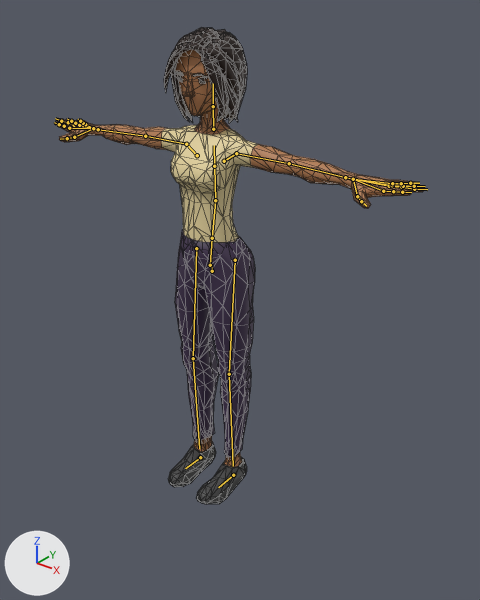
The glTF model js/models/avatars/club-crowd-f8.glb, before and after one commit.
Before and after are seen from a 50 mm lens placed at (1.555, -1.839, 1.991), pointed at (0.155, -0.09, 0.907). The lights are fixed; the arrows at lower left show +X, +Y and +Z. The older version comes first. The bones that change, and the others that lie on the model, are drawn over the model as lines. Mesh edges are drawn as thin lines.

The first picture shows 'Casual_Body'.
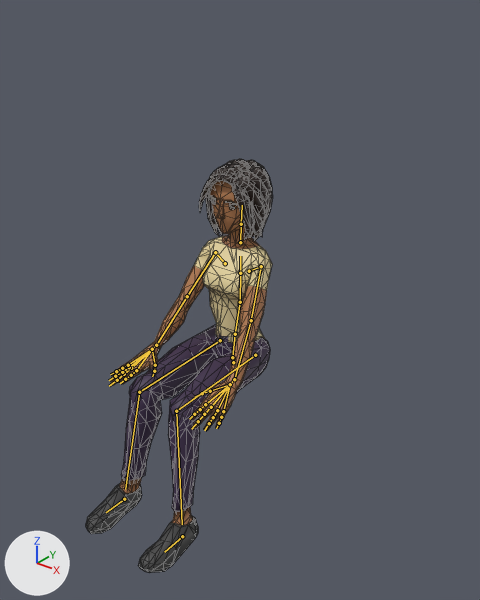
The newer file adds an action. The first version stands in its rest pose; the second is drawn at frame 0 of the action 'Seated_Low_Loop'.

What differs and where, as boxes (x1, y1, x2, y2) in the pictures (480 x 600 px):
'Casual_Body', posed (50% narrower, 13% shorter): before (54, 27, 426, 504); after (86, 159, 273, 573)
bone 'Body', root to tip: before (212, 271) to (211, 264); after (233, 362) to (234, 356)
bone 'Head', root to tip: before (213, 106) to (213, 83); after (241, 224) to (242, 205)
bone 'UpperArm.L', root to tip: before (236, 153) to (289, 163); after (261, 266) to (251, 320)
bone 'LowerArm.L', root to tip: before (289, 163) to (345, 177); after (251, 320) to (234, 379)
bone 'Wrist.L', root to tip: before (345, 177) to (353, 179); after (234, 379) to (230, 384)
bone 'UpperArm.R', root to tip: before (186, 144) to (145, 136); after (215, 252) to (187, 296)
bone 'LowerArm.R', root to tip: before (145, 136) to (98, 129); after (187, 296) to (156, 345)
bone 'Wrist.R', root to tip: before (98, 129) to (93, 128); after (156, 345) to (152, 349)
bone 'UpperLeg.L', root to tip: before (235, 260) to (229, 374); after (255, 355) to (176, 411)
bone 'LowerLeg.L', root to tip: before (229, 374) to (233, 466); after (176, 411) to (182, 524)
bone 'UpperLeg.R', root to tip: before (196, 248) to (193, 358); after (220, 340) to (139, 392)
bone 'LowerLeg.R', root to tip: before (193, 358) to (199, 448); after (139, 392) to (125, 489)
bone 'Foot.L', root to tip: before (233, 475) to (218, 487); after (182, 536) to (164, 552)
bone 'Foot.R', root to tip: before (200, 457) to (185, 468); after (124, 499) to (106, 512)

The change in detail:
Bone 'Body' (bone_body) moves from (0.0, 0.0, 0.0) to (0.0, -0.47, -0.13).
Bone 'Body' (bone_body) turns from (0, 0, 0) to (-3, 0, 0) degrees about its own x, y and z.
Bone 'Head' (bone_head) turns from (0, 0, 0) to (-1, -2, 0) degrees about its own x, y and z.
Bone 'UpperArm.L' (bone_upperarm_l) turns from (0, 0, 0) to (-59, -20, -38) degrees about its own x, y and z.
Bone 'LowerArm.L' (bone_lowerarm_l) turns from (0, 0, 0) to (-2, 9, 4) degrees about its own x, y and z.
Bone 'Wrist.L' (bone_wrist_l) turns from (0, 0, 0) to (19, 30, -26) degrees about its own x, y and z.
Bone 'UpperArm.R' (bone_upperarm_r) turns from (0, 0, 0) to (-58, 20, 39) degrees about its own x, y and z.
Bone 'LowerArm.R' (bone_lowerarm_r) turns from (0, 0, 0) to (-2, -9, -4) degrees about its own x, y and z.
Bone 'Wrist.R' (bone_wrist_r) turns from (0, 0, 0) to (19, -28, 26) degrees about its own x, y and z.
Bone 'UpperLeg.L' (bone_upperleg_l) turns from (0, 0, 0) to (-80, 0, 0) degrees about its own x, y and z.
Bone 'LowerLeg.L' (bone_lowerleg_l) turns from (0, 0, 0) to (73, 7, -1) degrees about its own x, y and z.
Bone 'UpperLeg.R' (bone_upperleg_r) turns from (0, 0, 0) to (-80, 0, 0) degrees about its own x, y and z.
Bone 'LowerLeg.R' (bone_lowerleg_r) turns from (0, 0, 0) to (73, -7, 1) degrees about its own x, y and z.
Bone 'Foot.L' (bone_foot_l) moves from (0.0, 0.0, 0.0) to (0.07, 0.4, 0.002).
Bone 'Foot.R' (bone_foot_r) moves from (0.0, 0.0, 0.0) to (-0.07, 0.4, 0.002).
